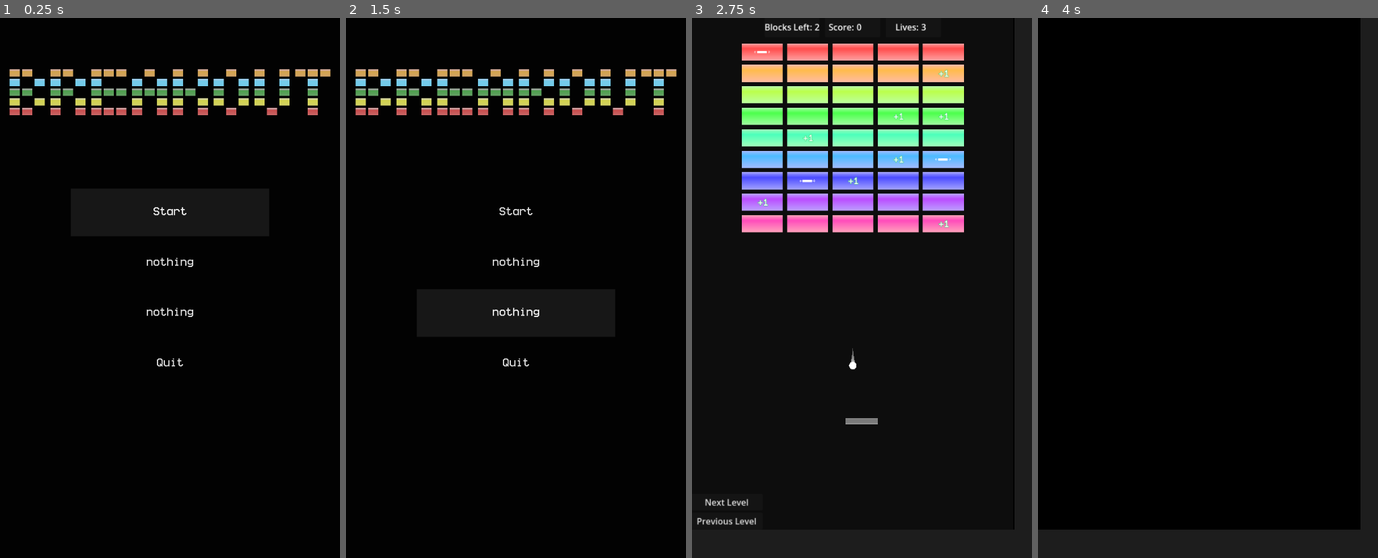
Above: before the commit, frames 1-4 (left to right).
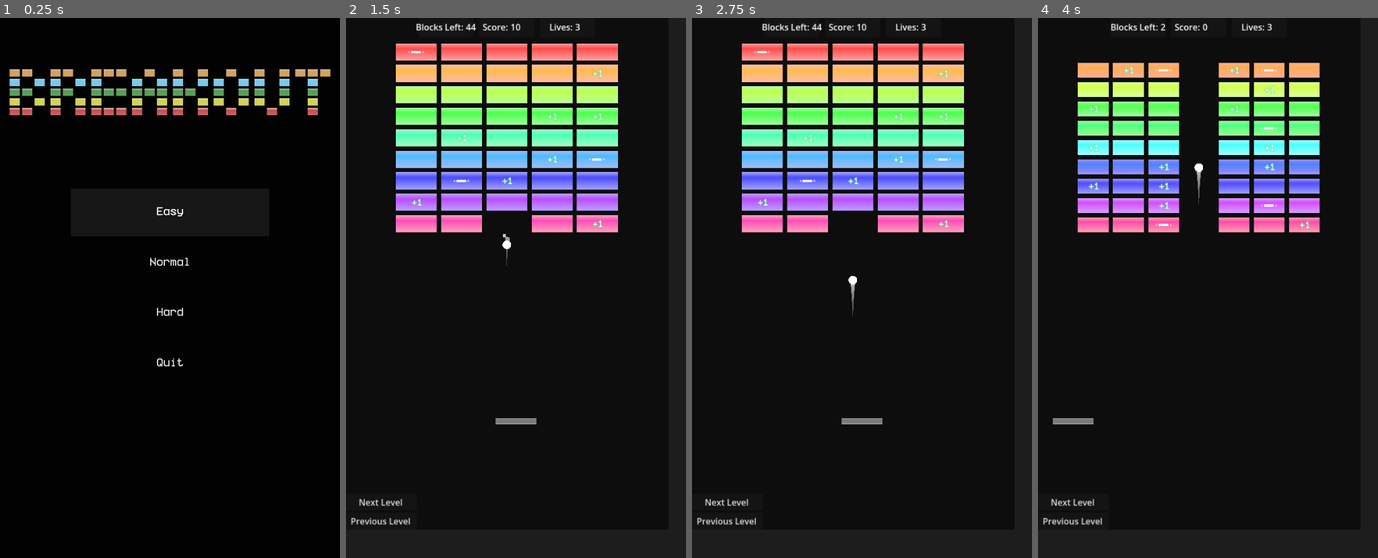
Above: after the commit, the same moments.

Repository: ProudFridge/Breakout
Game: Godot game, scene res://scenes/main_menu/main_menu.tscn
Same seed, same stepped clock (60 frames per second), same inputs: the game is played once before the commit and once after it. Sound files missing from this copy of the repository are replaced by a short silence.
Inputs (mouse positions are in pixels of both pictures, inside the frame that each line leads up to):
- Up to frame 1 (0.25 s): no input
- Up to frame 2 (1.5 s): click (516, 261) at 0.5 s, where only the run before the commit has a clickable "nothing"; click (516, 315) at 1.25 s, where only the run before the commit has a clickable "nothing"
- Up to frame 3 (2.75 s): click (862, 212) at 2 s, where only the run before the commit has a clickable "Start"
- Up to frame 4 (4 s): click "Next Level" at 2.75 s; click "Next Level" at 3.5 s

The runs differ from the first frame. In frame 1, 0.3% of the frame differs, in the area x 43-57%, y 35-56%; in frame 2, 30%, in the area x 0-100%, y 0-100%; in frame 3, 0.7%; in frame 4, 15%.

Commit message:
Add different difficulties, make the cloned balls smaller

Diff:
--- a/scenes/ball/ball.gd
+++ b/scenes/ball/ball.gd
@@ -1,7 +1,8 @@
 extends CharacterBody2D
 class_name Ball
 
-@export var SPEED: float = 400.0
+static var defaultBallSpeed: float = 400.0
+@export var SPEED: float = defaultBallSpeed
 @export var damage: float = 1
 @export var isPiercing: bool = false
 
@@ -12,9 +13,10 @@
 
 const BALL: Resource = preload("uid://dpwwvkfv48suw")
 
-var initial_vector: Vector2 = Vector2(0,1)
+var initial_vector: Vector2 = Vector2(0,-1)
 var initial_position: Vector2
-var ballRadius: float = 7
+var ballRadius: float = 8
+var isClone: float = false
 
 signal died()
 
@@ -25,6 +27,10 @@
 
 	particle_timer.timeout.connect(_on_particle_timer_timeout)
 
+	if isClone:
+		var timer: SceneTreeTimer = get_tree().create_timer(10)
+		timer.timeout.connect(func() -> void: if self: delete())
+
 func _physics_process(delta: float) -> void:
 	var collision: KinematicCollision2D = move_and_collide(velocity * delta)
 
@@ -33,7 +39,7 @@
 		var body: Node = collision.get_collider()
 
 		if body.is_in_group("BottomWall"):
-			if _get_ball_count() <= 1:
+			if !isClone:
 				AudioManager.play_sound("death")
 				reset_ball()
 				died.emit()
@@ -61,9 +67,13 @@
 
 
 func set_size(radius: float) -> void:
-	(mesh_instance_2d.mesh as SphereMesh).radius = radius
-	(mesh_instance_2d.mesh as SphereMesh).height = 2 * radius
-	(collision_shape_2d.shape as CircleShape2D).radius = radius
+	var mesh: SphereMesh = SphereMesh.new()
+	mesh.radius = radius
+	mesh.height = 2 * radius
+	mesh_instance_2d.mesh = mesh
+	var collisionShape: CircleShape2D = CircleShape2D.new()
+	collisionShape.radius = radius
+	collision_shape_2d.shape = collisionShape
 	$TrailComponent.width = radius
 
 func delete() -> void:
--- /dev/null
+++ b/scenes/main_menu/easy.gd
@@ -0,0 +1,10 @@
+extends Button
+
+
+func _ready() -> void:
+	self.pressed.connect(_on_pressed)
+
+func _on_pressed() -> void:
+	Ball.defaultBallSpeed = 400
+	GameManager.difficulty = GameManager.DIFFICULTY.EASY
+	SwitcherSingleton.switch_from_to("res://scenes/arena/arena.tscn",SwitcherSingleton.TRANSITION_TYPE.SLIDE)
--- /dev/null
+++ b/scenes/main_menu/hard.gd
@@ -0,0 +1,10 @@
+extends Button
+
+
+func _ready() -> void:
+	self.pressed.connect(_on_pressed)
+
+func _on_pressed() -> void:
+	Ball.defaultBallSpeed = 550
+	GameManager.difficulty = GameManager.DIFFICULTY.HARD
+	SwitcherSingleton.switch_from_to("res://scenes/arena/arena.tscn",SwitcherSingleton.TRANSITION_TYPE.SLIDE)
--- a/scenes/main_menu/main_menu.tscn
+++ b/scenes/main_menu/main_menu.tscn
@@ -4,7 +4,9 @@
 [ext_resource type="Script" uid="uid://deswd6ual3uih" path="res://scenes/main_menu/quit_button.gd" id="2_0ebjn"]
 [ext_resource type="Theme" uid="uid://247q53tapwic" path="res://scenes/main_menu/main_theme.tres" id="3_ob46e"]
 [ext_resource type="Script" uid="uid://b34ys2mfs4j18" path="res://scenes/main_menu/grid_container.gd" id="4_uqeha"]
-[ext_resource type="Script" uid="uid://3lrmm3k0hlhm" path="res://scenes/main_menu/start_button.gd" id="5_wem23"]
+[ext_resource type="Script" uid="uid://dxehrnheaplsf" path="res://scenes/main_menu/easy.gd" id="6_4xg86"]
+[ext_resource type="Script" uid="uid://bdjfkvbmk8777" path="res://scenes/main_menu/normal.gd" id="7_thkx5"]
+[ext_resource type="Script" uid="uid://cytqnc83mh6bi" path="res://scenes/main_menu/hard.gd" id="8_x2yjq"]
 
 [sub_resource type="Gradient" id="Gradient_0ebjn"]
 offsets = PackedFloat32Array(0)
@@ -59,45 +61,43 @@
 theme = ExtResource("3_ob46e")
 script = ExtResource("4_uqeha")
 
-[node name="StartButton" type="Button" parent="MarginContainer2/VBoxContainer" unique_id=429037928]
+[node name="Easy" type="Button" parent="MarginContainer2/VBoxContainer" unique_id=2035849320]
 layout_mode = 2
-size_flags_horizontal = 3
 size_flags_vertical = 3
 focus_neighbor_top = NodePath("../QuitButton")
-focus_neighbor_bottom = NodePath("../Button2")
-focus_next = NodePath("../Button2")
+focus_neighbor_bottom = NodePath("../Normal")
+focus_next = NodePath("../Normal")
 focus_previous = NodePath("../QuitButton")
-text = "Start"
-script = ExtResource("5_wem23")
+text = "Easy"
+script = ExtResource("6_4xg86")
 
-[node name="Button2" type="Button" parent="MarginContainer2/VBoxContainer" unique_id=552485328]
+[node name="Normal" type="Button" parent="MarginContainer2/VBoxContainer" unique_id=1523571866]
 layout_mode = 2
-size_flags_horizontal = 3
 size_flags_vertical = 3
-offset_transform_enabled = true
-focus_neighbor_top = NodePath("../StartButton")
-focus_neighbor_bottom = NodePath("../Button3")
-focus_next = NodePath("../Button3")
-focus_previous = NodePath("../StartButton")
-text = "nothing"
+focus_neighbor_top = NodePath("../Easy")
+focus_neighbor_bottom = NodePath("../Hard")
+focus_next = NodePath("../Hard")
+focus_previous = NodePath("../Easy")
+text = "Normal"
+script = ExtResource("7_thkx5")
 
-[node name="Button3" type="Button" parent="MarginContainer2/VBoxContainer" unique_id=702029597]
+[node name="Hard" type="Button" parent="MarginContainer2/VBoxContainer" unique_id=242442314]
 layout_mode = 2
-size_flags_horizontal = 3
 size_flags_vertical = 3
-focus_neighbor_top = NodePath("../Button2")
+focus_neighbor_top = NodePath("../Normal")
 focus_neighbor_bottom = NodePath("../QuitButton")
 focus_next = NodePath("../QuitButton")
-focus_previous = NodePath("../Button2")
-text = "nothing"
+focus_previous = NodePath("../Normal")
+text = "Hard"
+script = ExtResource("8_x2yjq")
 
 [node name="QuitButton" type="Button" parent="MarginContainer2/VBoxContainer" unique_id=1687944003]
 layout_mode = 2
 size_flags_horizontal = 3
 size_flags_vertical = 3
-focus_neighbor_top = NodePath("../Button3")
-focus_neighbor_bottom = NodePath("../StartButton")
-focus_next = NodePath("../StartButton")
-focus_previous = NodePath("../Button3")
+focus_neighbor_top = NodePath("../Hard")
+focus_neighbor_bottom = NodePath("../Easy")
+focus_next = NodePath("../Easy")
+focus_previous = NodePath("../Hard")
 text = "Quit"
 script = ExtResource("2_0ebjn")
--- /dev/null
+++ b/scenes/main_menu/normal.gd
@@ -0,0 +1,10 @@
+extends Button
+
+
+func _ready() -> void:
+	self.pressed.connect(_on_pressed)
+
+func _on_pressed() -> void:
+	Ball.defaultBallSpeed = 450
+	GameManager.difficulty = GameManager.DIFFICULTY.NORMAL
+	SwitcherSingleton.switch_from_to("res://scenes/arena/arena.tscn",SwitcherSingleton.TRANSITION_TYPE.SLIDE)
--- a/scenes/main_menu/start_button.gd
+++ b/scenes/main_menu/start_button.gd
@@ -7,6 +7,3 @@
 
 func _on_pressed() -> void:
 	SwitcherSingleton.switch_from_to("res://scenes/arena/arena.tscn",SwitcherSingleton.TRANSITION_TYPE.SLIDE)
-
-	# Uncomment this line and comment the above lines to disable transitions
-	#SwitcherSingleton.switch_from_to("res://scenes/arena/arena.tscn")
--- a/scenes/managers/ability_manager/ability_manager.gd
+++ b/scenes/managers/ability_manager/ability_manager.gd
@@ -18,6 +18,8 @@
 		print("CLONE")
 		AudioManager.play_sound("clone")
 		var ballInstance: Ball = BALL.instantiate()
+		ballInstance.isClone = true
+		ballInstance.ballRadius = 6
 		ballInstance.position = ball.position - Vector2(10, 10)
 		ballInstance.initial_position = gameManager.initialBallPosition
 		ballInstance.initial_vector = ball.velocity.normalized().rotated(randf_range(-PI / 6, PI / 6))
--- a/scenes/managers/game_manager/game_manager.gd
+++ b/scenes/managers/game_manager/game_manager.gd
@@ -12,6 +12,7 @@
 const PADDLE: Resource = preload("uid://cvstwnwbs75xl")
 const BALL: Resource = preload("uid://dpwwvkfv48suw")
 
+static var difficulty: DIFFICULTY
 static var currentLevel: int = 0
 var ball: Ball
 var paddle: Paddle
@@ -33,6 +34,13 @@
 
 	add_child(paddle)
 	add_child(ball)
+
+	if difficulty == DIFFICULTY.EASY:
+		paddle.set_length(90)
+	elif difficulty == DIFFICULTY.NORMAL:
+		paddle.set_length(75)
+	else:
+		paddle.set_length(60)
 
 	abilityManager.paddle = paddle
 
@@ -65,3 +73,9 @@
 		SwitcherSingleton.switch_from_to("res://scenes/arena/arena.tscn", SwitcherSingleton.TRANSITION_TYPE.SLIDE)
 	elif currentLevel >= LevelManager.levelCount :
 		SwitcherSingleton.switch_from_to("res://scenes/congrats/congrats.tscn", SwitcherSingleton.TRANSITION_TYPE.SLIDE)
+
+enum DIFFICULTY {
+	EASY,
+	NORMAL,
+	HARD
+}
--- a/scenes/paddle/paddle.gd
+++ b/scenes/paddle/paddle.gd
@@ -35,9 +35,9 @@
 		if body is Ability:
 			(body as Ability).use_ability()
 
-func set_size(size: Vector2) -> void:
-	collision_shape.shape.size = size
-	mesh_instance.scale = size
+func set_length(length: float) -> void:
+	collision_shape.shape.size.x = length
+	mesh_instance.scale.x = length
 
 func tween_size(size: Vector2) -> void:
 	collision_shape.shape.size = size
Not shown, added: scenes/main_menu/easy.gd.uid
Not shown, added: scenes/main_menu/hard.gd.uid
Not shown, added: scenes/main_menu/normal.gd.uid
